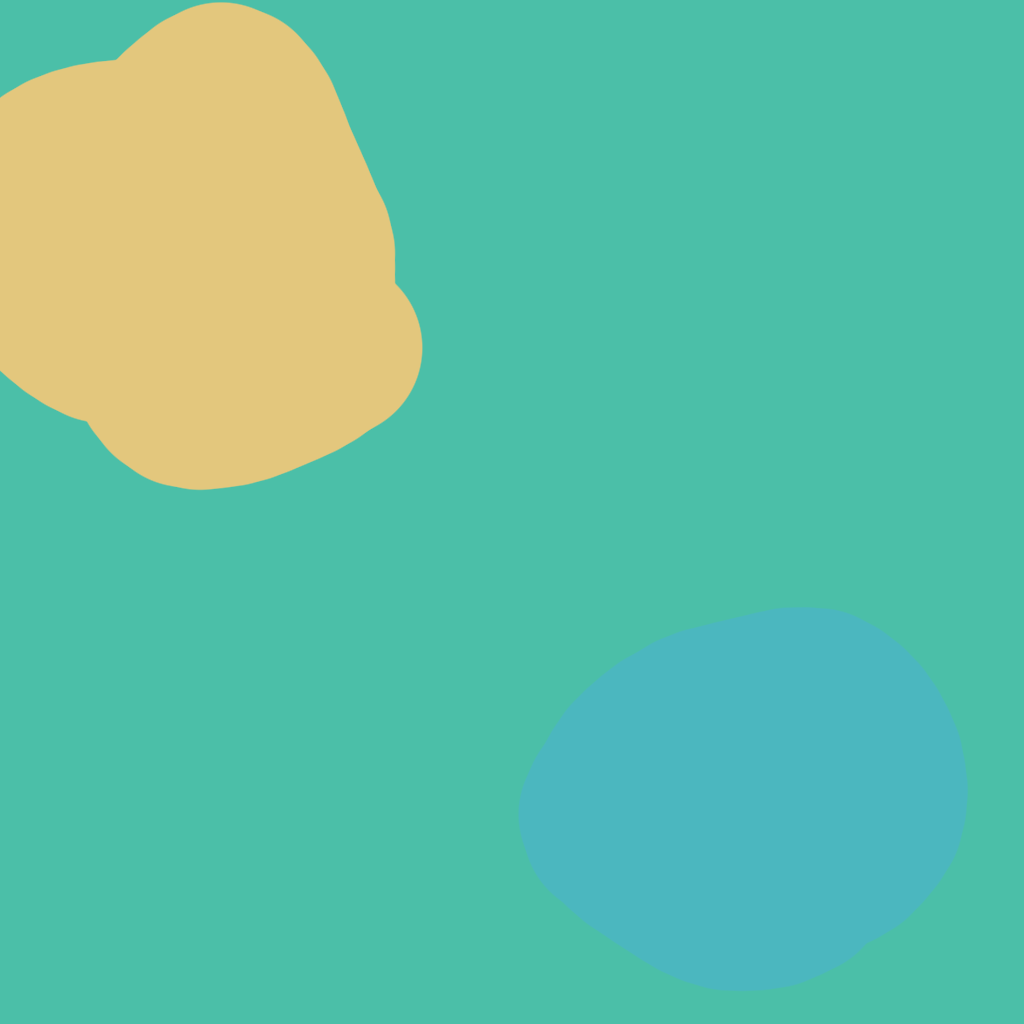
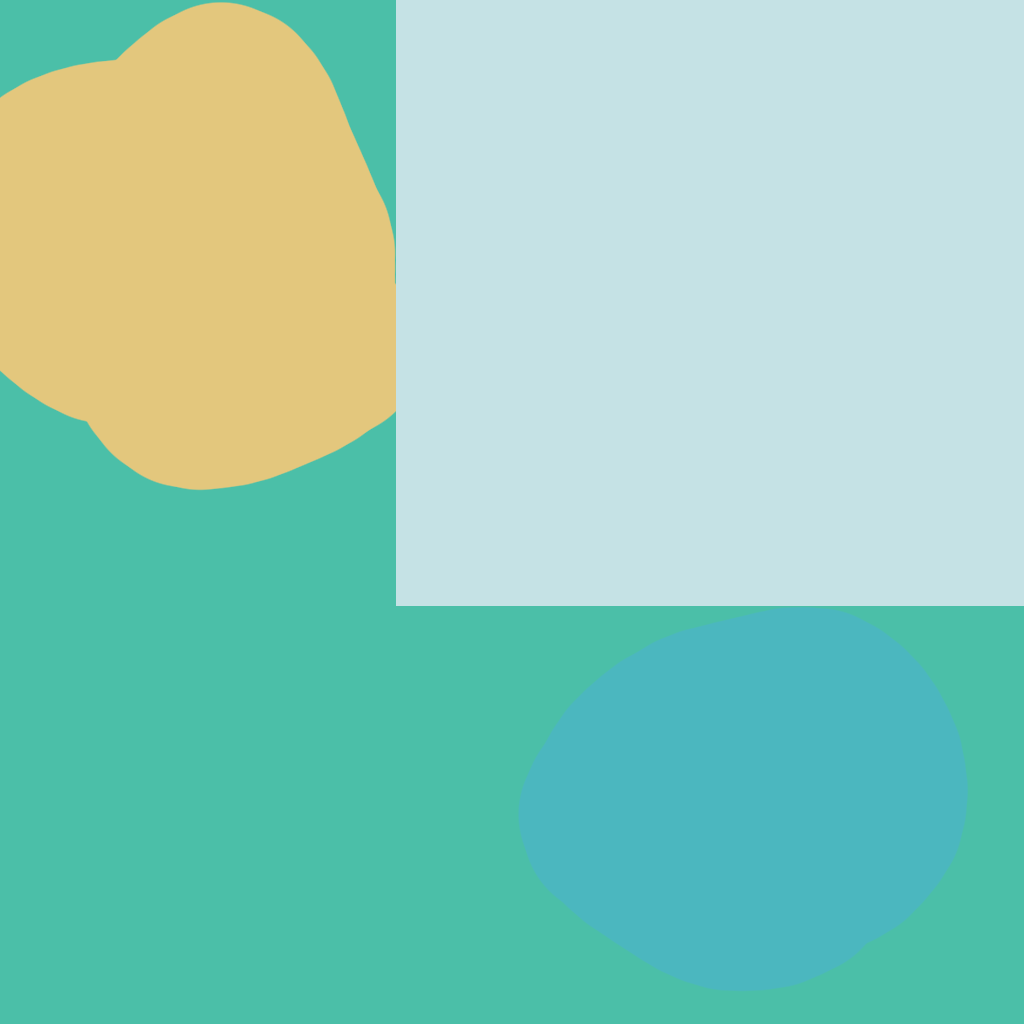
Layer changes from the first 1024px x 1024px image to the second:
added layer "圖層 3" above "crystal_UV" over [463, 4, 1024, 525]
painted on "圖層 2" over [396, 0, 1024, 606]
